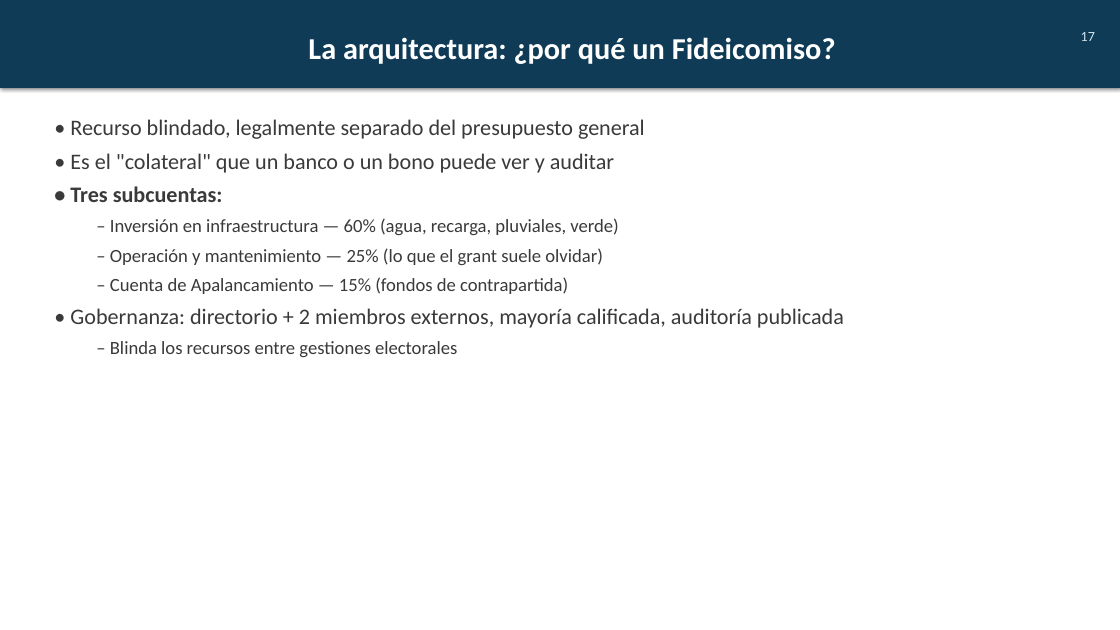
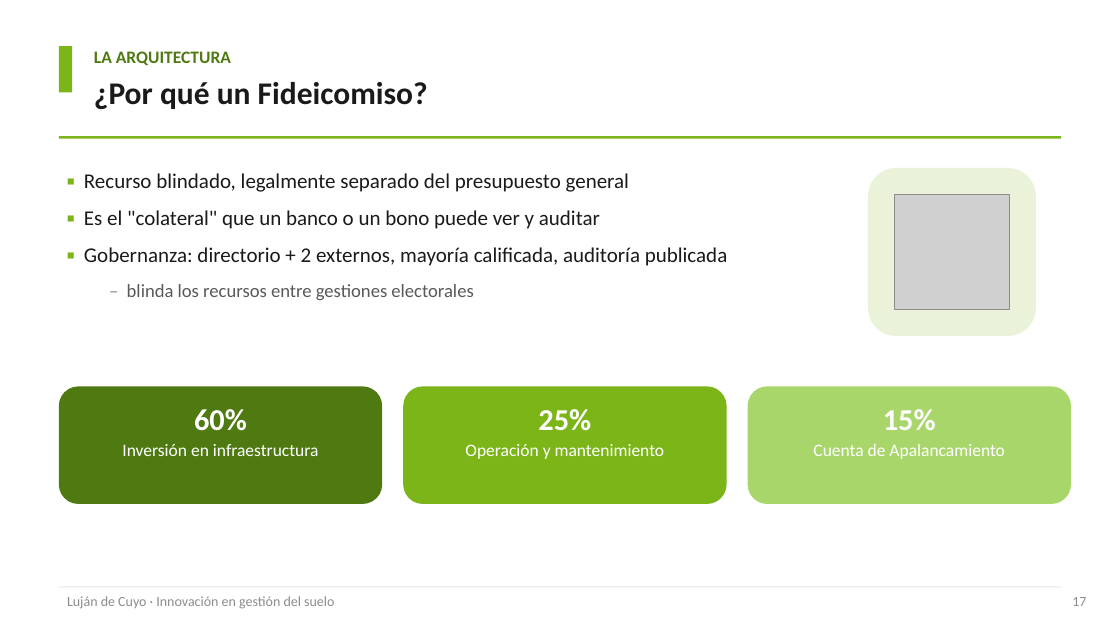
Before and after one commit to cgoytia-droid/cgoytia-droid.github.io, a slide deck: slide 17 of paper/Lujan_de_Cuyo_Gestion_Suelo_Clase.pptx (slide 18 before the commit). Drawn at 1120x630 pixels with LibreOffice and Linux fonts; fonts in the diff are those of the drawing; grey boxes stand for pictures. Boxes give left, top, right and bottom in pixels: in the first picture for what was removed or moved away, otherwise in the second. Text is boxed around its words. In the diff, an @@ line names an element or a change of style, - is before the commit and + after.

```diff
--- a/paper/Lujan_de_Cuyo_Gestion_Suelo_Clase.pptx
+++ b/paper/Lujan_de_Cuyo_Gestion_Suelo_Clase.pptx
@@ rectangle added at (59,46,72,92), fill #7CB518 @@
@@ text added at (94,51,231,66), 15 pt, text #4F7A12, bold @@
+LA ARQUITECTURA
@@ text "¿Por qué un Fideicomiso?": place and size @@
-text "¿Por qué un Fideicomiso?" at (0,0,1120,88)
+text "¿Por qué un Fideicomiso?" at (94,82,428,109)
@@ text "¿Por qué un Fideicomiso?" at (94,82,428,109): vertical alignment middle to top; fill #0F3B57 to none; shadow off @@
@@ text at (94,82,428,109): text changed; size 26 to 27 pt; text colour #FFFFFF to #1A1A1A @@
-La arquitectura: ¿por qué un Fideicomiso?
+¿Por qué un Fideicomiso?
@@ rectangle added at (59,136,1061,139), fill #7CB518 @@
@@ text at (84,173,728,300): text changed; size 16 to 18 pt; text colour #3A3A3A to #1A1A1A @@
-• Recurso blindado, legalmente separado del presupuesto general
-• Es el "colateral" que un banco o un bono puede ver y auditar
-• Tres subcuentas:
-  – Inversión en infraestructura — 60% (agua, recarga, pluviales, verde)
-  – Operación y mantenimiento — 25% (lo que el grant suele olvidar)
-  – Cuenta de Apalancamiento — 15% (fondos de contrapartida)
-• Gobernanza: directorio + 2 miembros externos, mayoría calificada, auditoría publicada
-  – Blinda los recursos entre gestiones electorales
+▪ Recurso blindado, legalmente separado del presupuesto general
+▪ Es el "colateral" que un banco o un bono puede ver y auditar
+▪ Gobernanza: directorio + 2 externos, mayoría calificada, auditoría publicada
+  – blinda los recursos entre gestiones electorales
@@ rounded rectangle added at (868,168,1036,336), fill #EAF3DA @@
@@ picture added at (895,195,1009,309) @@
@@ rounded rectangle added at (59,386,382,504), fill #4F7A12 @@
@@ rounded rectangle added at (403,386,727,504), fill #7CB518 @@
@@ rounded rectangle added at (748,386,1071,504), fill #A9D66B @@
@@ text added at (122,409,319,456), 15 pt, text #FFFFFF @@
+60%
+Inversión en infraestructura
@@ text added at (465,409,665,459), 15 pt, text #FFFFFF @@
+25%
+Operación y mantenimiento
@@ text added at (813,409,1004,459), 15 pt, text #FFFFFF @@
+15%
+Cuenta de Apalancamiento
@@ rectangle added at (59,586,1061,587), fill #E6E6E6 @@
@@ text added at (67,596,334,609), 12 pt, text #8C8C8C @@
+Luján de Cuyo · Innovación en gestión del suelo
@@ text "17": place and size @@
-text "17" at (1081,32,1095,41)
+text "17" at (1072,597,1086,606)
@@ text "17" at (1072,597,1086,606): text colour #CFE2EA to #8C8C8C; more space between paragraphs @@
```
Also in this commit, not shown: 21 other slides changed, 3 slides added, 6 slides removed, 17 other files.
